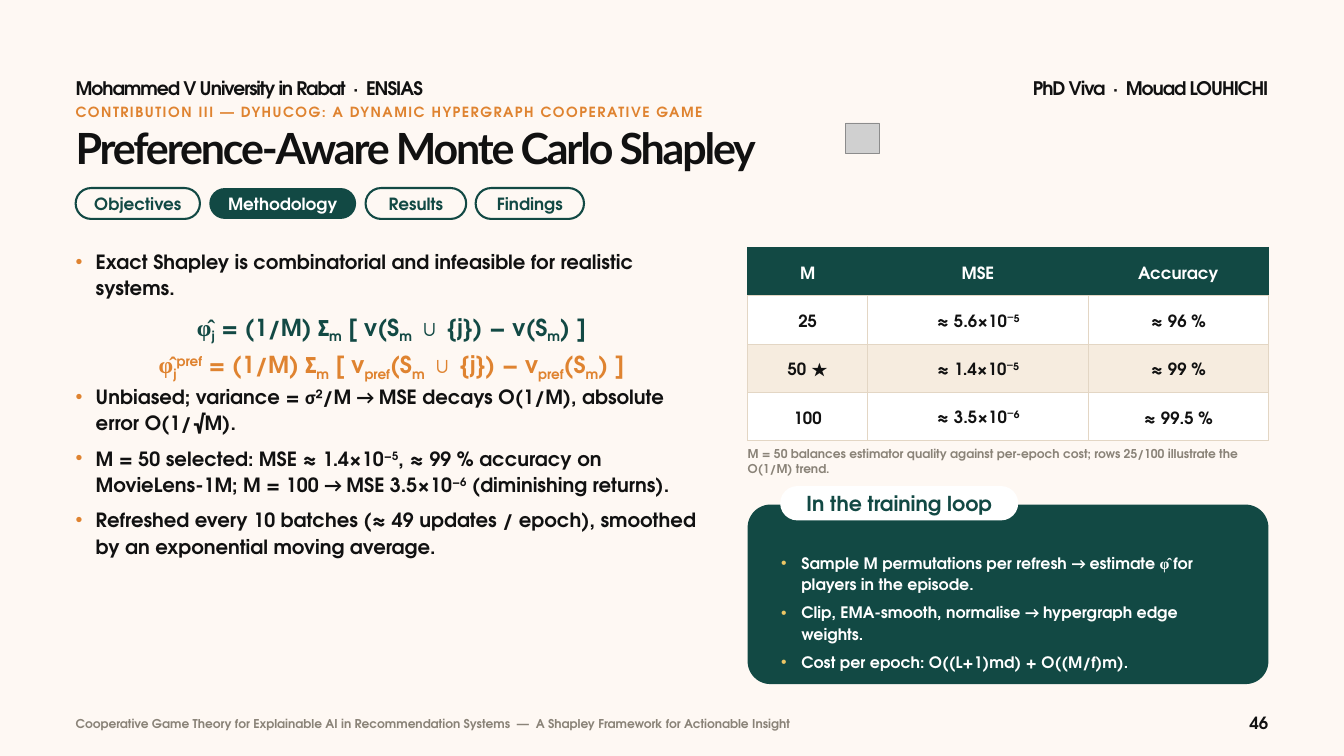
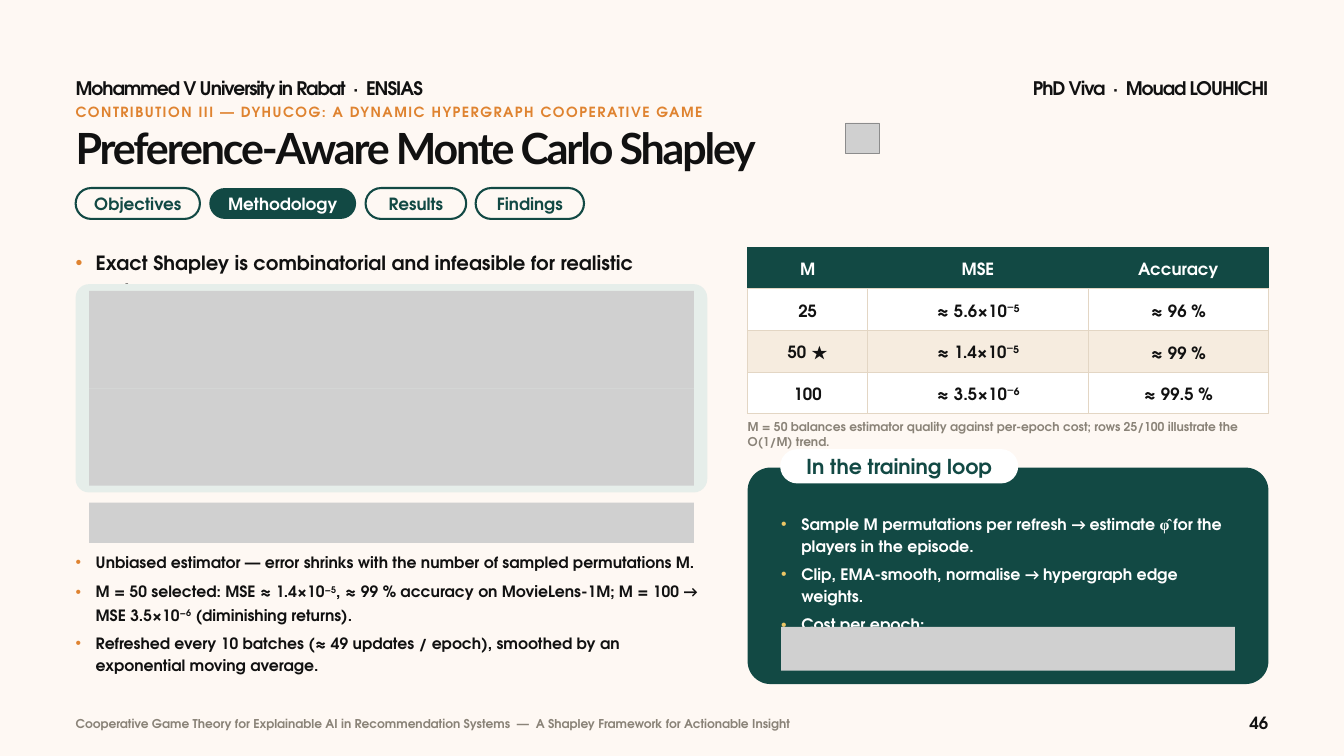
Before and after one commit to mouadlouhichi/phd-prep, a slide deck: slide 46 of try/MOUAD_LOUHICHI_VIVA_40min_BeigeGreen.pptx. Drawn at 1344x756 pixels with LibreOffice and Linux fonts; fonts in the diff are those of the drawing; grey boxes stand for pictures. Boxes give left, top, right and bottom in pixels: in the first picture for what was removed or moved away, otherwise in the second. Text is boxed around its words. In the diff, an @@ line names an element or a change of style, - is before the commit and + after.

Commit message:
VIVA deck: native editable equations (OMML + PNG fallback) and cleaner line spacing
- mathkit.py: LaTeX -> MathML -> OMML writer with mc:AlternateContent PNG fallback
- layouts.equation(): measured, auto-fitted equation boxes; 33 equations on slides 22, 33, 34, 44-48, 52, 53
- body line pitch raised to 1.40x (1.48x with sub/superscripts); real superscripts for k*, X_S, L_u
- rebuilt MOUAD_LOUHICHI_VIVA_40min_BeigeGreen.pptx (64 slides)

```diff
--- a/try/MOUAD_LOUHICHI_VIVA_40min_BeigeGreen.pptx
+++ b/try/MOUAD_LOUHICHI_VIVA_40min_BeigeGreen.pptx
@@ text "Exact Shapley is combinatorial and ..." at (96, 255, 634, 284): line spacing 28.1pt to 29.4pt @@
@@ table: place and size @@
-table at (747, 247, 1268, 441)
+table at (747, 247, 1268, 414)
@@ rounded rectangle added at (75, 284, 707, 493), fill #E6EEEA @@
@@ picture added at (89, 291, 694, 388) @@
@@ text at (96, 318, 696, 559): paragraphs removed @@
-φ̂j = (1/M) Σm [ v(Sm ∪ {j}) − v(Sm) ]
-φ̂jpref = (1/M) Σm [ vpref(Sm ∪ {j}) − vpref(Sm) ]
-• Unbiased; variance = σ²/M → MSE decays O(1/M), absolute error O(1/√M).
-• M = 50 selected: MSE ≈ 1.4×10−5, ≈ 99 % accuracy on MovieLens-1M; M = 100 → MSE 3.5×10−6 (diminishing returns).
-• Refreshed every 10 batches (≈ 49 updates / epoch), smoothed by an exponential moving average.
@@ picture added at (89, 388, 694, 486) @@
@@ text "M = 50 balances estimator ...": place and size @@
-text "M = 50 balances estimator ..." at (748, 449, 1238, 476)
+text "M = 50 balances estimator ..." at (748, 422, 1238, 449)
@@ rounded rectangle: place and size @@
-rounded rectangle at (747, 505, 1268, 684)
+rounded rectangle at (747, 468, 1268, 684)
@@ rounded rectangle at (747, 468, 1268, 684): proportions changed @@
@@ rounded rectangle "In the training loop": place and size @@
-rounded rectangle "In the training loop" at (781, 487, 1017, 519)
+rounded rectangle "In the training loop" at (781, 450, 1017, 482)
@@ picture added at (89, 503, 694, 543) @@
@@ text "Sample M permutations per refresh ...": place and size @@
-text "Sample M permutations per refresh ..." at (801, 557, 1192, 672)
+text "Sample M permutations per refresh ..." at (801, 518, 1221, 627)
@@ text at (801, 518, 1221, 555): text changed @@
-• Sample M permutations per refresh → estimate φ̂ for players in the episode.
+• Sample M permutations per refresh → estimate φ̂ for the players in the episode.
@@ text added at (96, 556, 694, 675), 16.7 pt, text #111111, bold @@
+• Unbiased estimator — error shrinks with the number of sampled permutations M.
+• M = 50 selected: MSE ≈ 1.4×10−5, ≈ 99 % accuracy on MovieLens-1M; M = 100 → MSE 3.5×10−6 (diminishing returns).
+• Refreshed every 10 batches (≈ 49 updates / epoch), smoothed by an exponential moving average.
@@ text at (801, 568, 1178, 606): line spacing 22.7pt to 23.7pt @@
@@ picture added at (781, 627, 1234, 671) @@
@@ text at (801, 613, 925, 627): text changed @@
-• Cost per epoch: O((L+1)md) + O((M/f)m).
+• Cost per epoch:
```
Also in this commit, not shown: 48 other slides changed, 5 other files.
